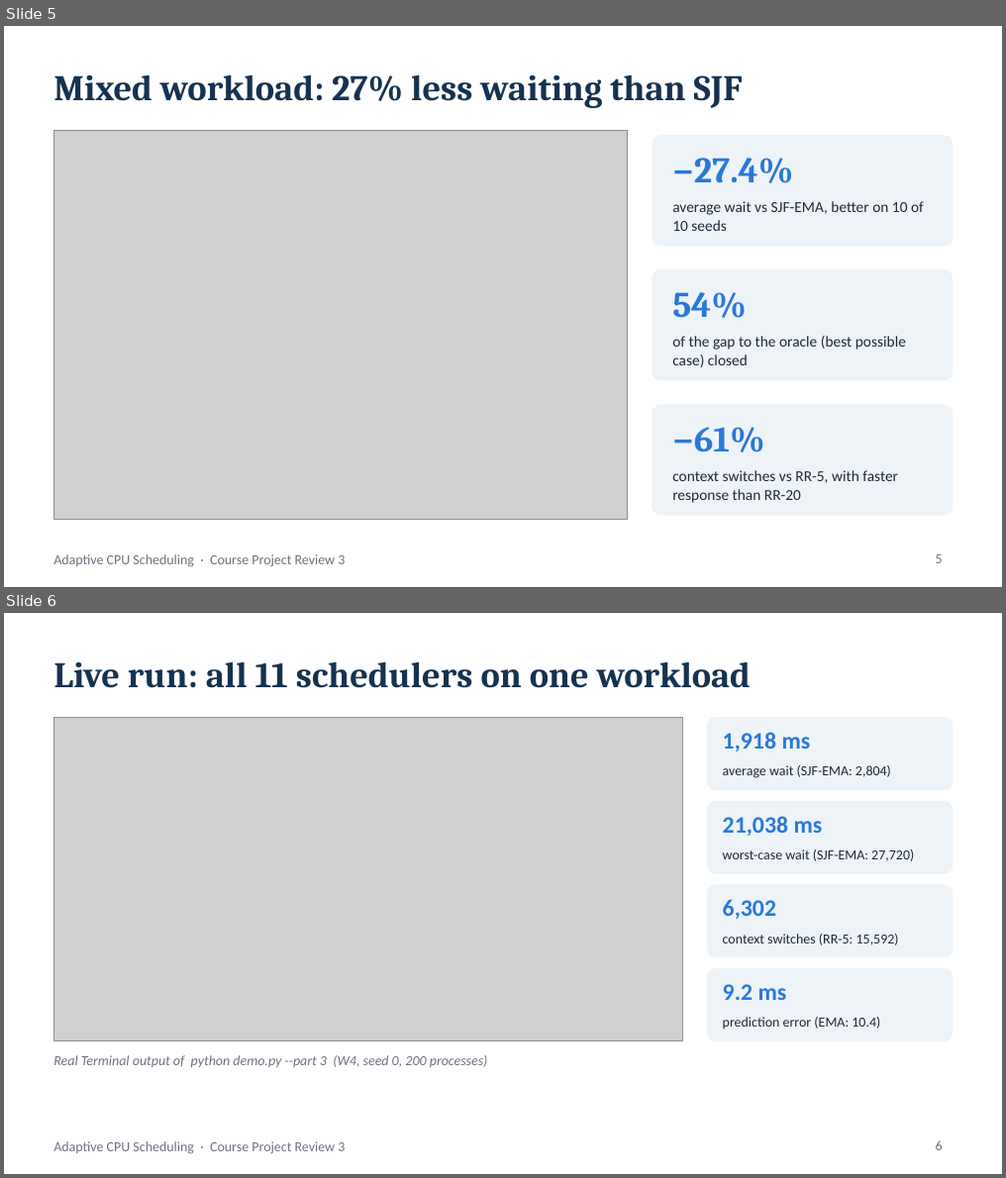
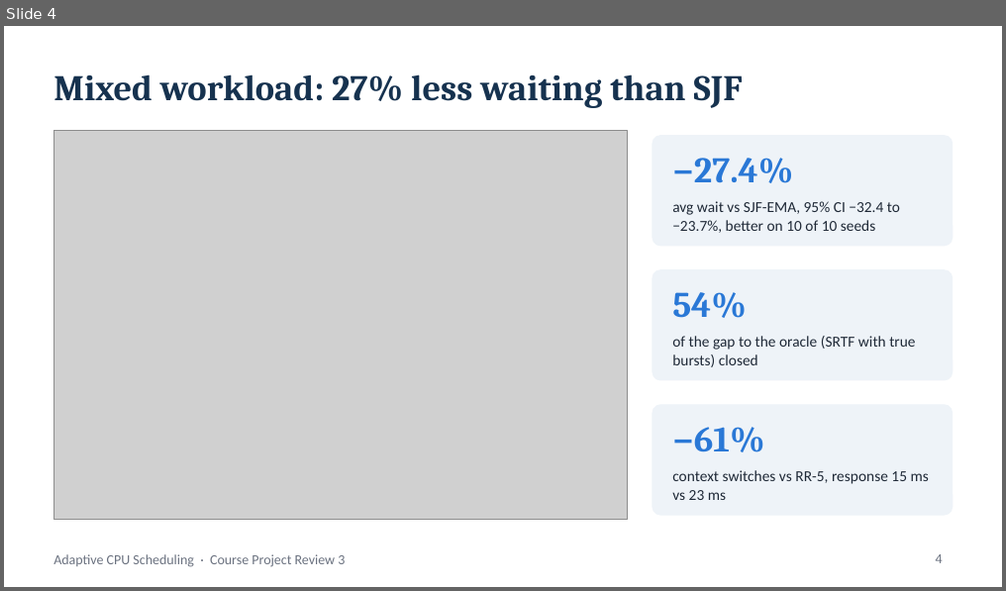
Before and after one commit to Shivaansh29/Adaptive-CPU-Scheduling-project-OS, a slide deck: docs/reviews/Review_3.pptx. Shown one above the other, each under a label of ours: slides 5 and 6 before the commit, slide 4 after it. The pictures are 1006x1178 and 1006x591 pixels, drawn with LibreOffice and Linux fonts; fonts in the diff are those of the drawing; grey boxes stand for pictures. Boxes give left, top, right and bottom in pixels: in the first picture for what was removed or moved away, otherwise in the second. Text is boxed around its words. In the diff, an @@ line names an element or a change of style, - is before the commit and + after.

```diff
--- a/docs/reviews/Review_3.pptx
+++ b/docs/reviews/Review_3.pptx
@@ slide 6 removed at bbox=[4, 613, 1002, 1174], background #FFFFFF; not listed: 1 template element that a slide beside it also shows @@
@@ title removed at bbox=[54, 662, 750, 688] @@
-Live run: all 11 schedulers on one workload
@@ picture removed at bbox=[54, 718, 682, 1041] @@
@@ rounded rectangle removed at bbox=[708, 718, 952, 789] @@
@@ text removed at bbox=[723, 732, 811, 752] @@
-1,918 ms
@@ text removed at bbox=[723, 765, 891, 778] @@
-average wait (SJF-EMA: 2,804)
@@ rounded rectangle removed at bbox=[708, 802, 952, 873] @@
@@ text removed at bbox=[723, 816, 823, 836] @@
-21,038 ms
@@ text removed at bbox=[723, 850, 914, 861] @@
-worst-case wait (SJF-EMA: 27,720)
@@ rounded rectangle removed at bbox=[708, 885, 952, 958] @@
@@ text removed at bbox=[723, 899, 776, 919] @@
-6,302
@@ text removed at bbox=[723, 934, 899, 946] @@
-context switches (RR-5: 15,592)
@@ rounded rectangle removed at bbox=[708, 969, 952, 1041] @@
@@ text removed at bbox=[723, 984, 787, 1000] @@
-9.2 ms
@@ text removed at bbox=[723, 1017, 880, 1029] @@
-prediction error (EMA: 10.4)
@@ text removed at bbox=[54, 1056, 488, 1067] @@
-Real Terminal output of python demo.py --part 3 (W4, seed 0, 200 processes)
@@ page number removed at bbox=[936, 1141, 943, 1151] @@
-6
@@ what was slide 5 is now slide 4 @@
@@ slide 4 changed as well @@
@@ text at bbox=[672, 201, 900, 233]: text changed @@
-average wait vs SJF-EMA, better on 10 of 10 seeds
+avg wait vs SJF-EMA, 95% CI −32.4 to −23.7%, better on 10 of 10 seeds
@@ text at bbox=[672, 336, 915, 368]: text changed @@
-of the gap to the oracle (best possible case) closed
+of the gap to the oracle (SRTF with true bursts) closed
@@ text at bbox=[672, 471, 929, 500]: text changed @@
-context switches vs RR-5, with faster response than RR-20
+context switches vs RR-5, response 15 ms vs 23 ms
@@ page number at bbox=[936, 555, 943, 564]: text changed @@
-5
+4
```
Also in this commit, not shown: 5 other slides changed, 5 slides added, 3 other slides removed, 19 other files.
